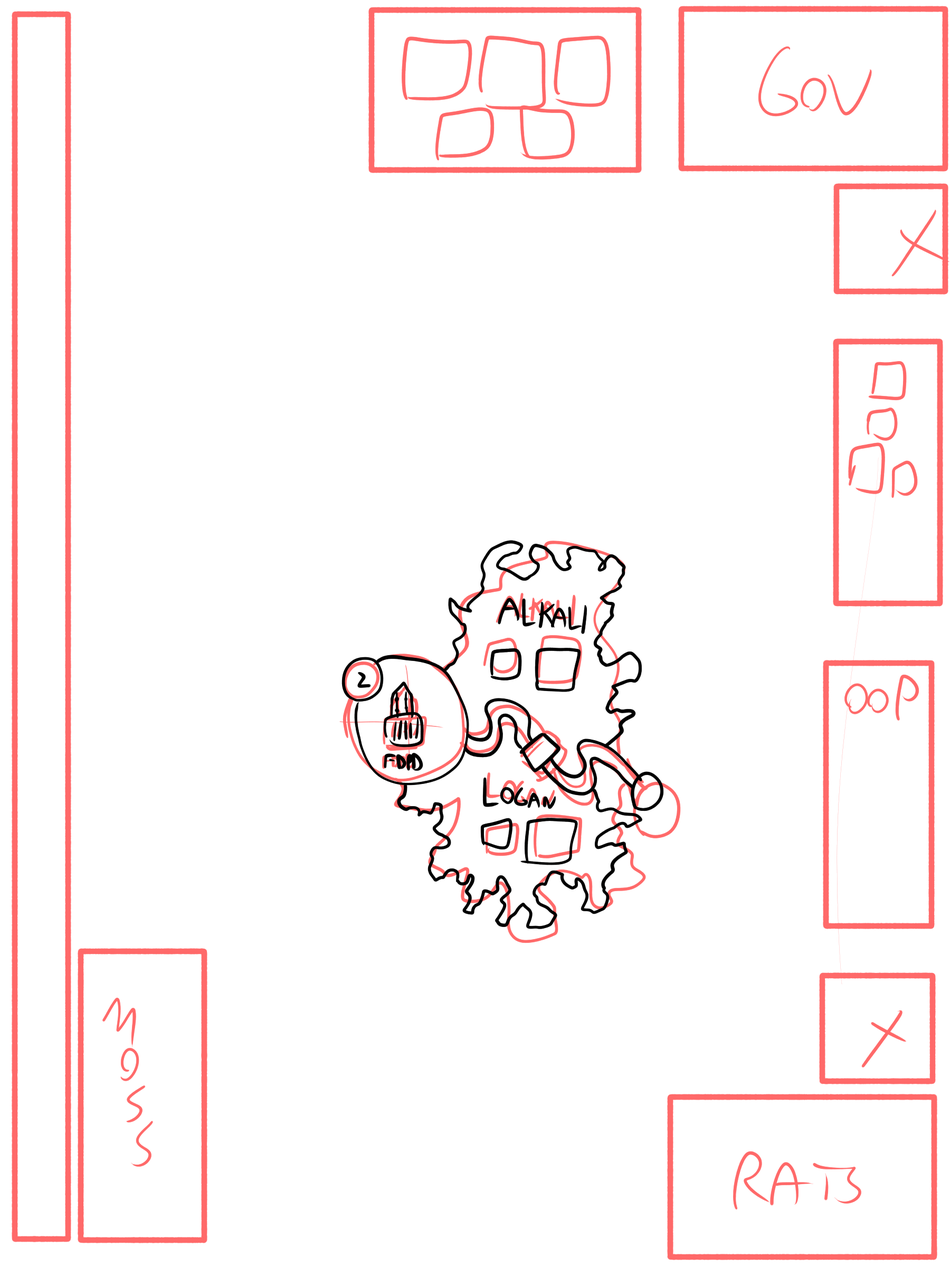
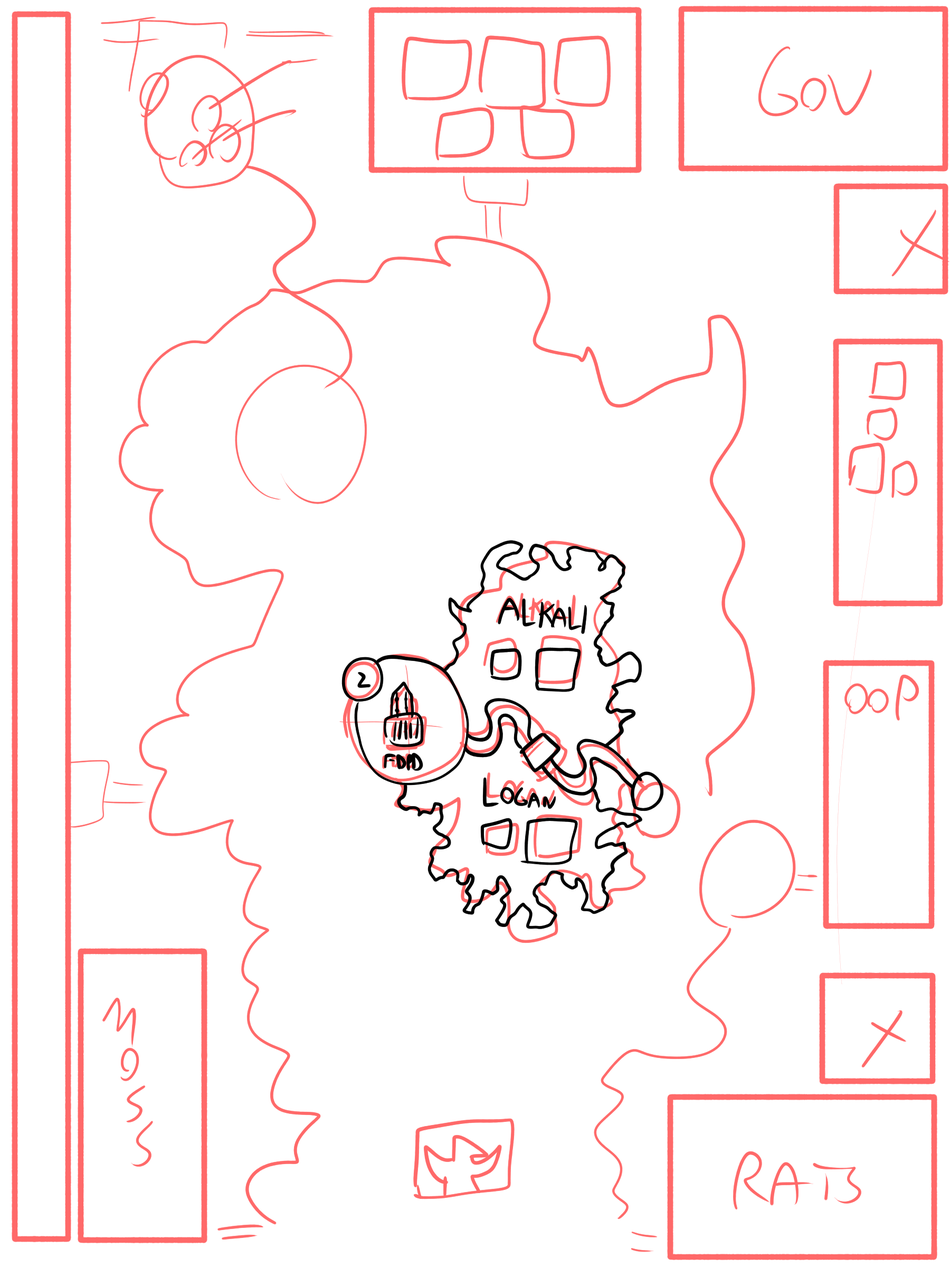
Before/after of a w=950, h=1267 layered artwork. What changed in the layer stack:
painted on "Guds 1 (R)" over box(70, 16, 818, 1252)
